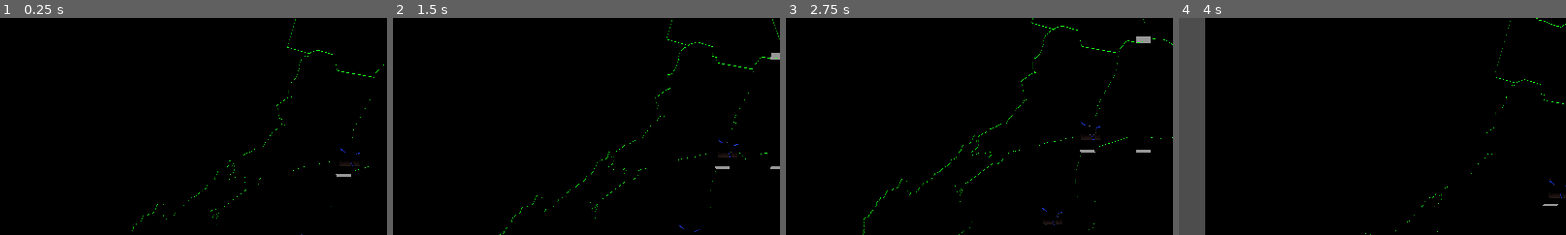
Above: before the commit, frames 1-4 (left to right).
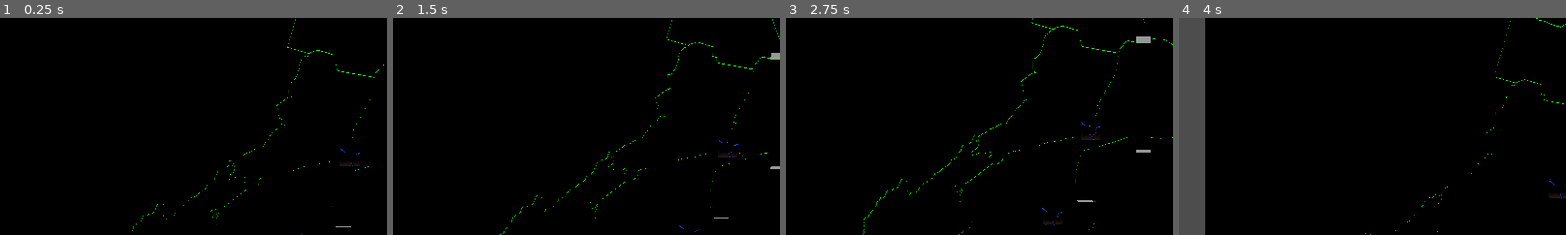
Above: after the commit, the same moments.

Repository: vwc262/Godot8Lumbreras
Game: Godot game, scene res://Scenes/Perfil/Main/NivelPruebas.tscn
Same seed, same stepped clock (60 frames per second), same inputs: the game is played once before the commit and once after it.
Inputs (mouse positions are % of the whole screen's width and height, from its top left):
- Up to frame 1 (0.25 s): no input
- Up to frame 2 (1.5 s): tap Enter at 0.5 s; move the mouse to (72, 45) at 0.52 s; click (72, 45) at 0.67 s; tap Space at 1.25 s; drag from (30, 55) to (45, 70) at 1.27 s
- Up to frame 3 (2.75 s): tap Enter at 2 s; move the mouse to (60, 28) at 2.02 s; click (60, 28) at 2.17 s
- Up to frame 4 (4 s): tap Space at 2.75 s; drag from (45, 70) to (20, 35) at 2.77 s; tap Enter at 3.5 s; move the mouse to (80, 65) at 3.52 s; click (80, 65) at 3.67 s
The pictures show only the part of the screen within x 5-55%, y 12-62%; the shares and areas given below are measured in that part.

The runs differ from the first frame. In frame 1, less than 0.1% of the frame differs, in the area x 86-91%, y 71-97%; in frame 2, less than 0.1%; in frame 3, less than 0.1%, in the area x 75-80%, y 60-85%; in frame 4, less than 0.1%.

Commit message:
ajuste de colisiones

Diff:
--- a/src/Scenes/Perfil/Main/Main.tscn
+++ b/src/Scenes/Perfil/Main/Main.tscn
@@ -45,6 +45,8 @@
 
 [node name="SubViewport" type="SubViewport" parent="VB_MainContainer/main_container/SubViewportContainer"]
 handle_input_locally = false
+physics_object_picking = true
+physics_object_picking_sort = true
 size = Vector2i(1920, 907)
 render_target_update_mode = 4
 
--- a/src/Scenes/Perfil/Main/NivelPruebas.tscn
+++ b/src/Scenes/Perfil/Main/NivelPruebas.tscn
@@ -31,7 +31,7 @@
 fov = 50.0
 
 [node name="CSGBox3D4" parent="." instance=ExtResource("3_dfqhc")]
-transform = Transform3D(1, 0, 0, 0, 0.98435, 0.176226, 0, -0.176226, 0.98435, -0.426116, -2.1302, -0.879766)
+transform = Transform3D(1, 0, 0, 0, 0.98435, 0.176226, 0, -0.176226, 0.98435, -0.426116, -0.446837, 2.46074)
 
 [node name="Area3D2" type="Area3D" parent="CSGBox3D4"]
 
--- a/src/Scenes/Sitios/CuboClickeable.tscn
+++ b/src/Scenes/Sitios/CuboClickeable.tscn
@@ -10,9 +10,9 @@
 script = ExtResource("1_2v6k3")
 
 [node name="Area3D" type="Area3D" parent="."]
-transform = Transform3D(1, 0, 0, 0, 0.98435, 0.176226, 0, -0.176226, 0.98435, 0, 0, 0)
+transform = Transform3D(1.5, 0, 0, 0, 1.5, 0, 0, 0, 1.5, 0, 0, 0)
 
-[node name="CollisionShape3D" type="CollisionShape3D" parent="Area3D"]
+[node name="ff" type="CollisionShape3D" parent="Area3D"]
 transform = Transform3D(1, 0, 0, 0, 1, 2.0448e-08, 0, -2.0448e-08, 1, 0, 0, 0)
 shape = SubResource("BoxShape3D_vt218")
 
--- a/src/Scenes/Sitios/Genericos/Lumbrera_Generica_001.tscn
+++ b/src/Scenes/Sitios/Genericos/Lumbrera_Generica_001.tscn
@@ -1,7 +1,18 @@
-[gd_scene load_steps=2 format=3 uid="uid://c5idxbnu48it6"]
+[gd_scene load_steps=4 format=3 uid="uid://c5idxbnu48it6"]
 
+[ext_resource type="Script" path="res://Scripts/Managers/MinecraftClick.gd" id="1_exmfp"]
 [ext_resource type="PackedScene" uid="uid://cd60eirjhh2i6" path="res://Recursos/Meshes/Sitios/Genericos/Lumbrera_Generica_001/Lumbrera_Generica_001_v001.glb" id="1_siuv7"]
 
+[sub_resource type="CylinderShape3D" id="CylinderShape3D_nupox"]
+
 [node name="LumbreraGenerica001" type="Node3D"]
+script = ExtResource("1_exmfp")
 
 [node name="Lumbrera_Generica_001_v001" parent="." instance=ExtResource("1_siuv7")]
+
+[node name="Area3D" type="Area3D" parent="Lumbrera_Generica_001_v001"]
+
+[node name="CollisionShape3D" type="CollisionShape3D" parent="Lumbrera_Generica_001_v001/Area3D"]
+shape = SubResource("CylinderShape3D_nupox")
+
+[connection signal="input_event" from="Lumbrera_Generica_001_v001/Area3D" to="." method="_on_area_3d_input_event"]
--- a/src/Scripts/Managers/MinecraftClick.gd
+++ b/src/Scripts/Managers/MinecraftClick.gd
@@ -1,7 +1,7 @@
-extends CSGBox3D
+extends Node3D
 
 signal IrA
 
-func _on_area_3d_2_input_event(camera, event, position, normal, shape_idx):
+func _on_area_3d_input_event(camera, event, position, normal, shape_idx):
 	if event is InputEventMouseButton and event.button_mask == MOUSE_BUTTON_LEFT:
 		ManejadorClicks.emit_signal("Go_TO",position)
Not shown: 1 places in src/Scenes/Perfil/Main/Main.tscn that only renumber resources
